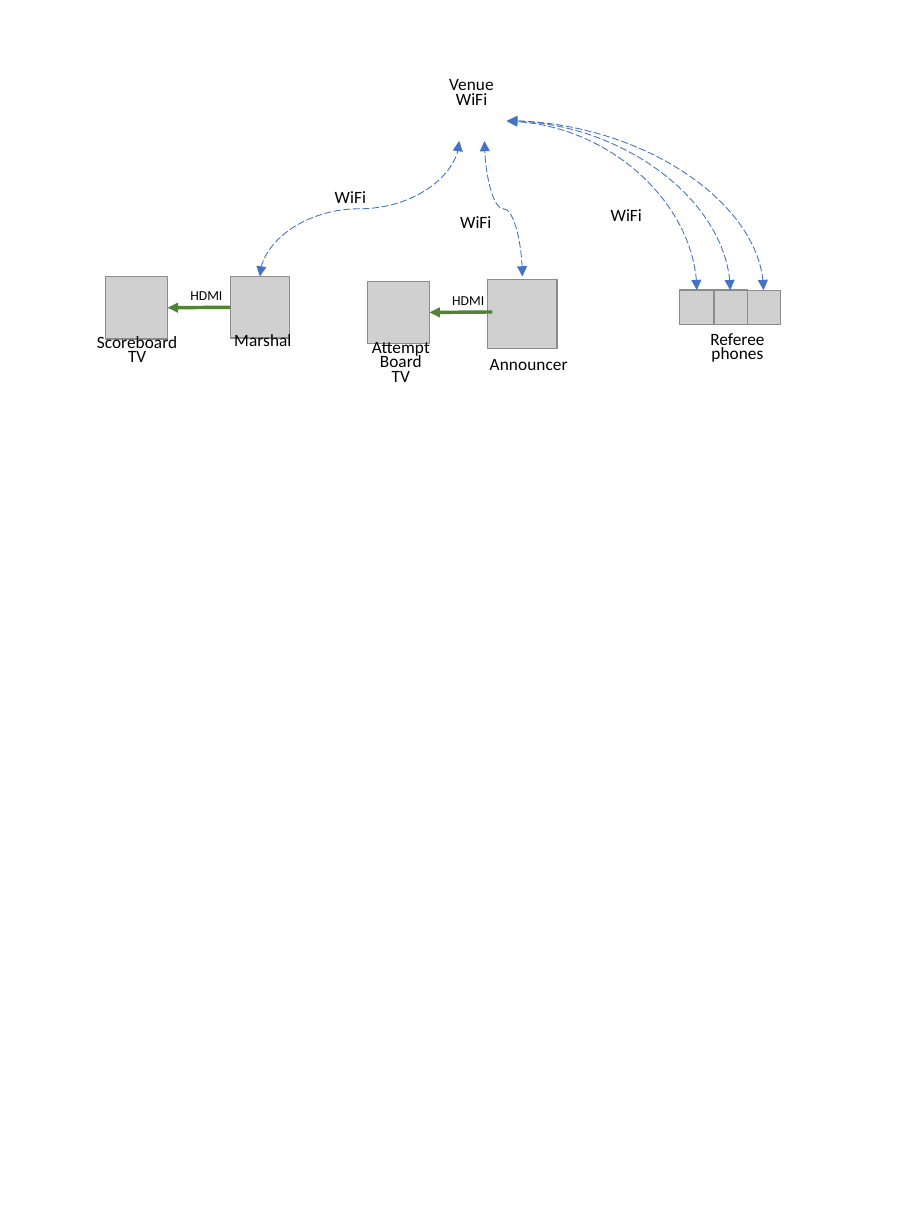
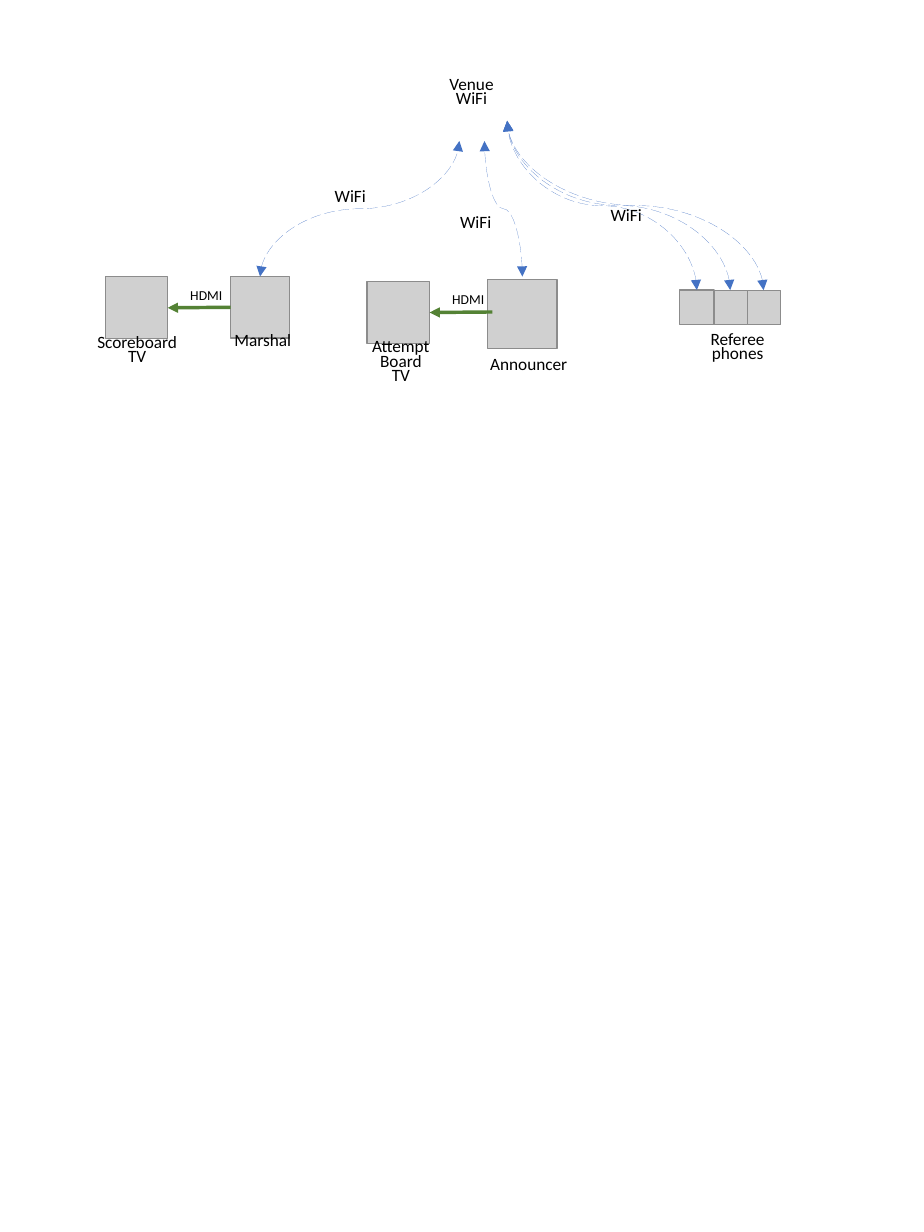
Before and after one commit to jflamy/owlcms4, a slide deck: slide 10 of docs/EquipmentSetup/Networking/Equipment/Equipment.pptx. Drawn at 924x1232 pixels with LibreOffice and Linux fonts; fonts in the diff are those of the drawing; grey boxes stand for pictures; background and template pictures are left out. Boxes give left, top, right and bottom in pixels: in the first picture for what was removed or moved away, otherwise in the second. Text is boxed around its words. In the diff, an @@ line names an element or a change of style, - is before the commit and + after.

```diff
--- a/docs/EquipmentSetup/Networking/Equipment/Equipment.pptx
+++ b/docs/EquipmentSetup/Networking/Equipment/Equipment.pptx
@@ curved double arrow (260, 277) - (460, 142): stroke #4472C4 0.5 pt dashed to #4472C4 0.75 pt dashed @@
@@ curved double arrow (522, 276) - (484, 142): stroke #4472C4 0.5 pt dashed to #4472C4 0.75 pt dashed; route changed @@
@@ curved double arrow (764, 291) - (508, 121): stroke #4472C4 0.5 pt dashed to #4472C4 0.75 pt dashed; route changed @@
@@ curved double arrow (731, 291) - (508, 121): stroke #4472C4 0.5 pt dashed to #4472C4 0.75 pt dashed; route changed @@
@@ curved double arrow (697, 290) - (508, 122): stroke #4472C4 0.5 pt dashed to #4472C4 0.75 pt dashed; route changed @@
```
Also in this commit, not shown: 14 other slides changed, 48 other files.
